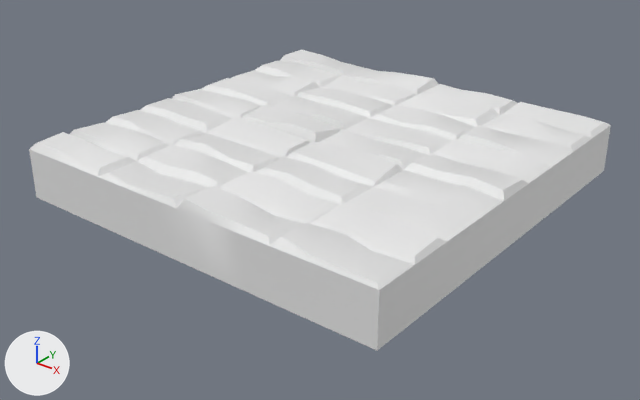
The FBX model Assets/Models/Decoration/Structure/Wall1.fbx: old version first, new version second.
Both versions are drawn from a camera (50 mm lens) standing at (2.46, -3.15, 1.72) and looking at (0.02, -0.1, -0.17). Every picture has the same lights, and +X, +Y and +Z are marked at lower left. Vertices at the same position are counted once.

In view in the first picture: 'Wall1'.
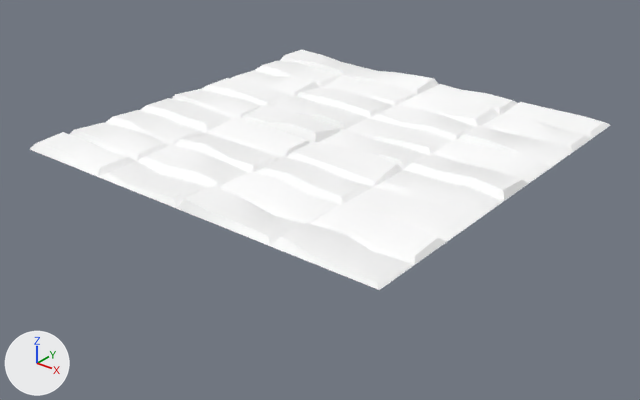
The newer file is also turned or shifted as a whole; pictures and numbers use the older file's frame.

Location of each change, [x1, y1, x2, y2] in pixels of the pictures (640 x 400 px):
```json
{"object": "Wall1", "change": "recoloured, reshaped", "before": [29, 50, 611, 351], "after": [30, 50, 610, 290], "on screen": "20% shorter"}
{"part": 1, "of": "me_cube_018", "change": "deleted", "before": [29, 125, 611, 351]}
```

Scene script edits in JSON lines:
```json
{"op": "set", "path": "mat_material_017.base_color", "old": "(0.8, 0.8, 0.8)", "new": "(1.0, 1.0, 1.0)", "note": "white #e7e7e7 -> white #ffffff"}
{"block": "me_cube_018", "where": "# used by ob_wall1; location = (0.0, 0.0, 0.0)"}
{"op": "remove", "block": "me_cube_018", "code": "me_cube_018.from_pydata(...)  # 548 vertices, 546 faces; spans x -1.0..1.0, y -1.0..1.0, z -0.12..0.18"}
{"op": "add", "block": "me_cube_018", "code": "me_cube_018.from_pydata(...)  # 418 vertices, 396 faces; spans x -1.0..1.0, y -1.0..1.0, z 0.1..0.18"}
{"block": "me_cube_018", "change": "me_cube_018 part 1"}
{"block": "me_cube_018", "change": "130 vertices are removed from x -1.0..1.0, y -1.0..1.0, z -0.12"}
{"block": "me_cube_018", "change": "150 faces are deleted"}
```
